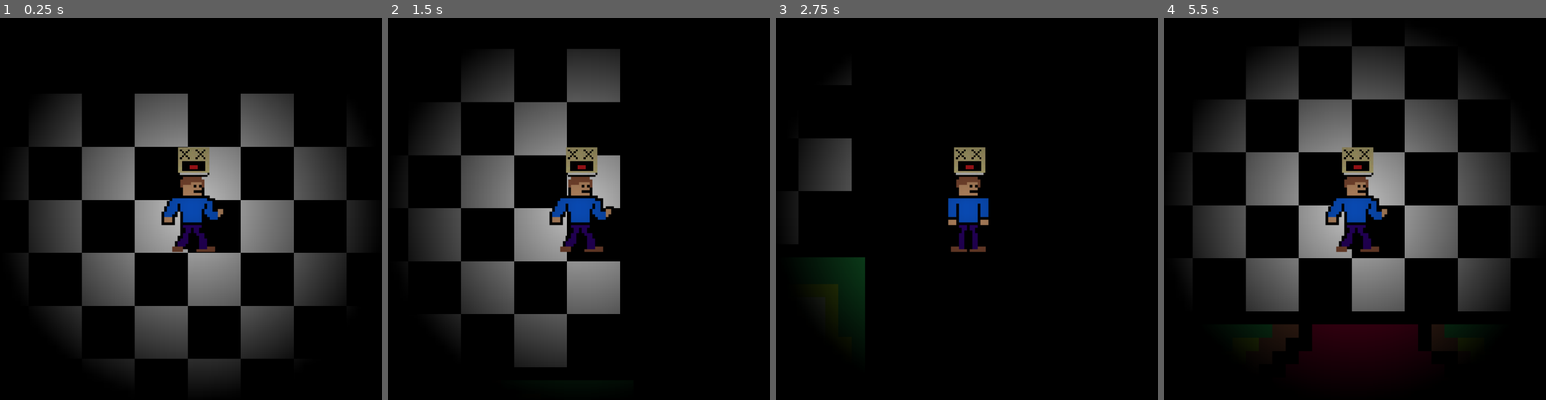
Above: before the commit, frames 1-4 (left to right).
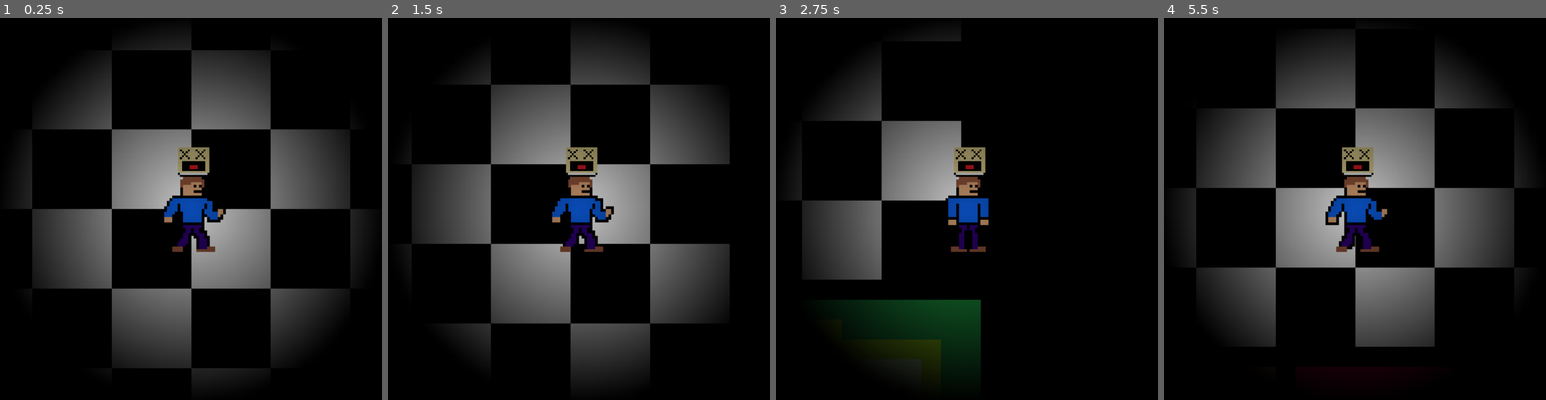
Above: after the commit, the same moments.

Repository: Vektor-Studios/Hackclub-Haven
Game: Godot game, scene res://Scenes/game.tscn
Same seed, same stepped clock (60 frames per second), same inputs: the game is played once before the commit and once after it. The engine's default icon, where the game draws it, is replaced by a stand-in: a white triangle on a blue panel in a dark square.
Inputs:
- Up to frame 1 (0.25 s): no input
- Up to frame 2 (1.5 s): hold D (right) 0.53-1.28 s; hold S (down) from 1.28 s (still down)
- Up to frame 3 (2.75 s): release S (down) at 2.03 s; hold D (right) from 2.03 s (still down)
- Up to frame 4 (5.5 s): release D (right) at 2.78 s; hold W (up) 2.78-3.53 s; hold A (left) 3.53-5.03 s; hold S (down) from 5.03 s (still down)

The runs differ from the first frame. In frame 1, 28% of the frame differs, in the area x 5-95%, y 5-95%; in frame 2, 31%; in frame 3, 17%; in frame 4, 32%, in the area x 5-95%, y 5-91%.

Commit message:
Adding Collision & Map Scale Change

Diff:
--- a/Scenes/game.tscn
+++ b/Scenes/game.tscn
@@ -18,10 +18,11 @@
 [node name="Game" type="Node2D" unique_id=445429191]
 
 [node name="HotelMap" parent="." unique_id=1709313961 instance=ExtResource("4_3dryh")]
-position = Vector2(1471, 1475)
+position = Vector2(2239, 2227)
+scale = Vector2(1.5, 1.5)
 
 [node name="Player" parent="." unique_id=1714150782 instance=ExtResource("1_ebmjs")]
-position = Vector2(2462, 251)
+position = Vector2(3711, 538)
 
 [node name="Camera2D" type="Camera2D" parent="Player" unique_id=1822298211]
 
--- a/Scenes/hotel_map.tscn
+++ b/Scenes/hotel_map.tscn
@@ -13,6 +13,18 @@
 
 [sub_resource type="RectangleShape2D" id="RectangleShape2D_rjrkd"]
 size = Vector2(11.002362, 0.9787302)
+
+[sub_resource type="RectangleShape2D" id="RectangleShape2D_liagi"]
+size = Vector2(12.284844, 0.9787302)
+
+[sub_resource type="RectangleShape2D" id="RectangleShape2D_pmr8j"]
+size = Vector2(13.061102, 0.9787302)
+
+[sub_resource type="RectangleShape2D" id="RectangleShape2D_l3m5b"]
+size = Vector2(0.99562025, 46.051296)
+
+[sub_resource type="RectangleShape2D" id="RectangleShape2D_v73bu"]
+size = Vector2(0.99562025, 7.2308555)
 
 [node name="HotelMap" type="Node2D" unique_id=1709313961]
 
@@ -54,3 +66,34 @@
 [node name="CollisionShape2D" type="CollisionShape2D" parent="Suite 1/StaticBody2D" unique_id=706409035]
 position = Vector2(22.510973, 34.4752)
 shape = SubResource("RectangleShape2D_rjrkd")
+
+[node name="Parking Lot" type="Node2D" parent="." unique_id=1839302585]
+scale = Vector2(29.63, 29.63)
+
+[node name="StaticBody2D" type="StaticBody2D" parent="Parking Lot" unique_id=1324053081]
+collision_layer = 2
+
+[node name="CollisionShape2D" type="CollisionShape2D" parent="Parking Lot/StaticBody2D" unique_id=724538470]
+position = Vector2(44.14445, -12.521094)
+shape = SubResource("RectangleShape2D_liagi")
+
+[node name="StaticBody2D2" type="StaticBody2D" parent="Parking Lot" unique_id=1113010576]
+collision_layer = 2
+
+[node name="CollisionShape2D" type="CollisionShape2D" parent="Parking Lot/StaticBody2D2" unique_id=939164239]
+position = Vector2(44.532585, 34.492077)
+shape = SubResource("RectangleShape2D_pmr8j")
+
+[node name="StaticBody2D3" type="StaticBody2D" parent="Parking Lot" unique_id=1932065379]
+collision_layer = 2
+
+[node name="CollisionShape2D" type="CollisionShape2D" parent="Parking Lot/StaticBody2D3" unique_id=2035474102]
+position = Vector2(38.482964, 10.993928)
+shape = SubResource("RectangleShape2D_l3m5b")
+
+[node name="StaticBody2D4" type="StaticBody2D" parent="Parking Lot" unique_id=2029246043]
+collision_layer = 2
+
+[node name="CollisionShape2D" type="CollisionShape2D" parent="Parking Lot/StaticBody2D4" unique_id=1531853403]
+position = Vector2(41.512005, 38.579998)
+shape = SubResource("RectangleShape2D_v73bu")
